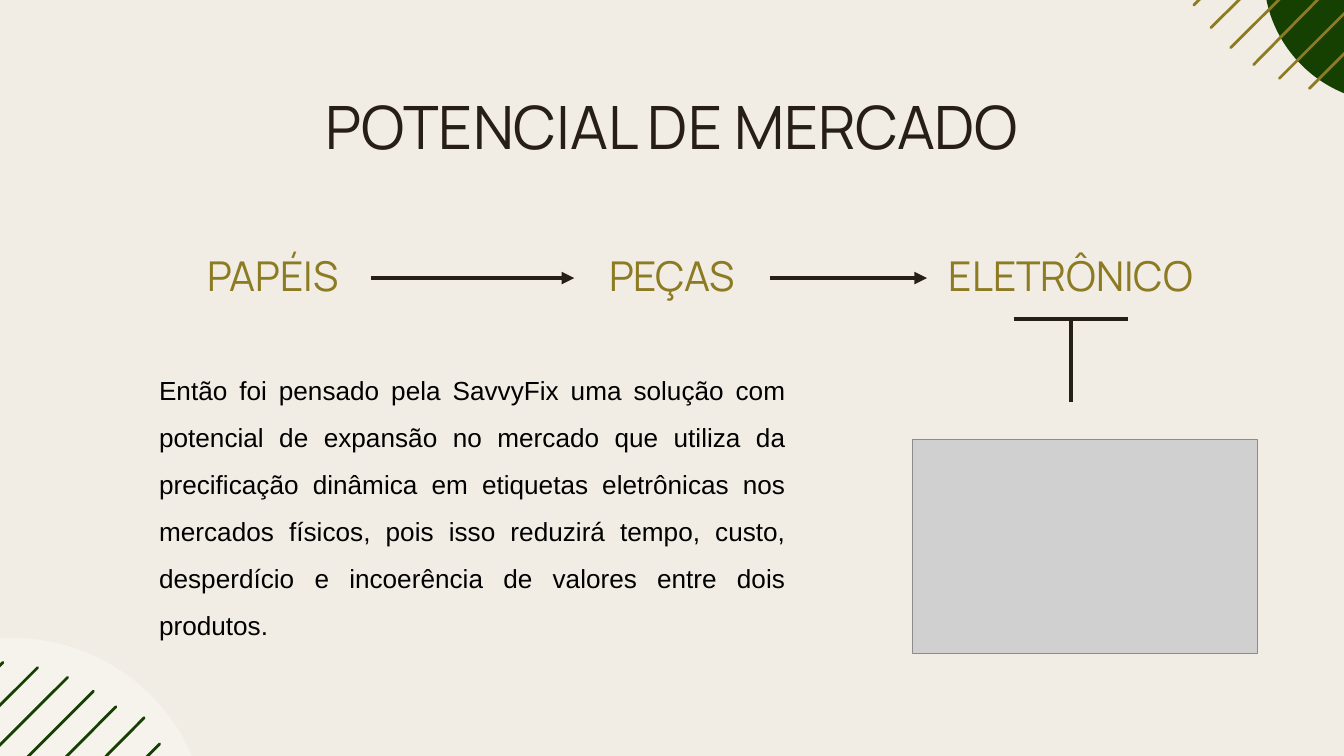
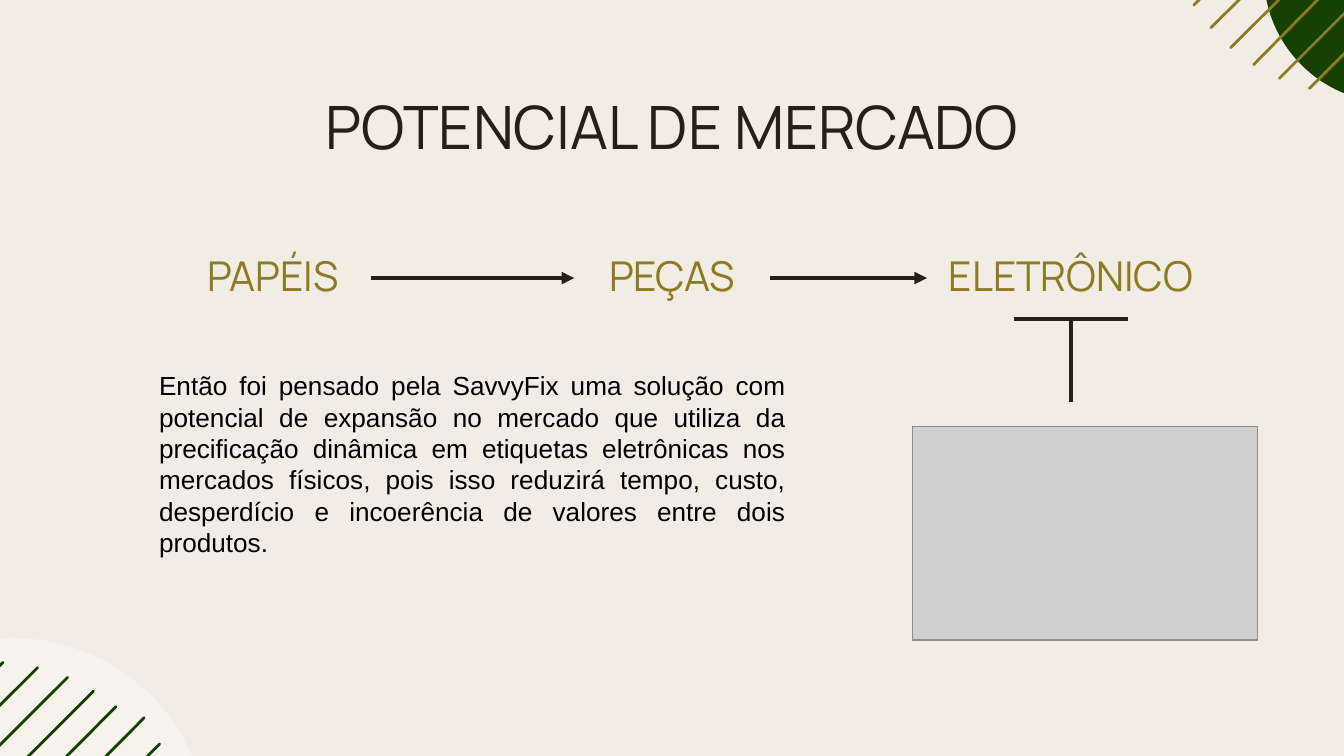
Before and after one commit to rafaellabastos/challenge-pitch-qa, a slide deck: slide 21 of Pitch-SavvyFix.pptx. Drawn at 1344x756 pixels with LibreOffice and Linux fonts; fonts in the diff are those of the drawing; grey boxes stand for pictures. Boxes give left, top, right and bottom in pixels: in the first picture for what was removed or moved away, otherwise in the second. Text is boxed around its words. In the diff, an @@ line names an element or a change of style, - is before the commit and + after.

```diff
--- a/Pitch-SavvyFix.pptx
+++ b/Pitch-SavvyFix.pptx
@@ text "Então foi pensado pela SavvyFix ..." at (x1=159, y1=376, x2=785, y2=558): line spacing 1.5 to 1 @@
@@ picture moved from (x1=913, y1=439, x2=1258, y2=653) to (x1=913, y1=426, x2=1258, y2=640) @@
```
Also in this commit, not shown: 8 other slides changed.
